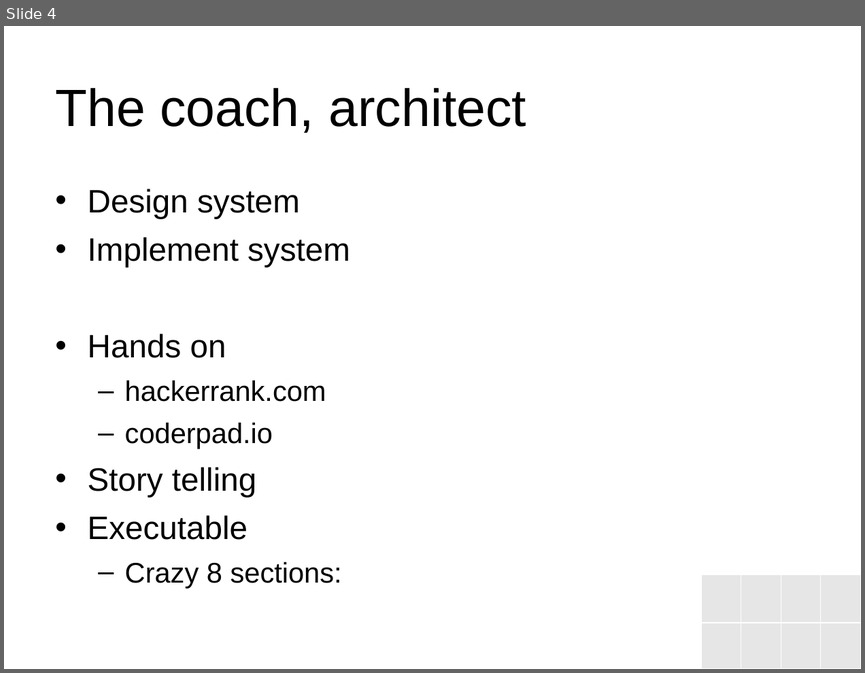
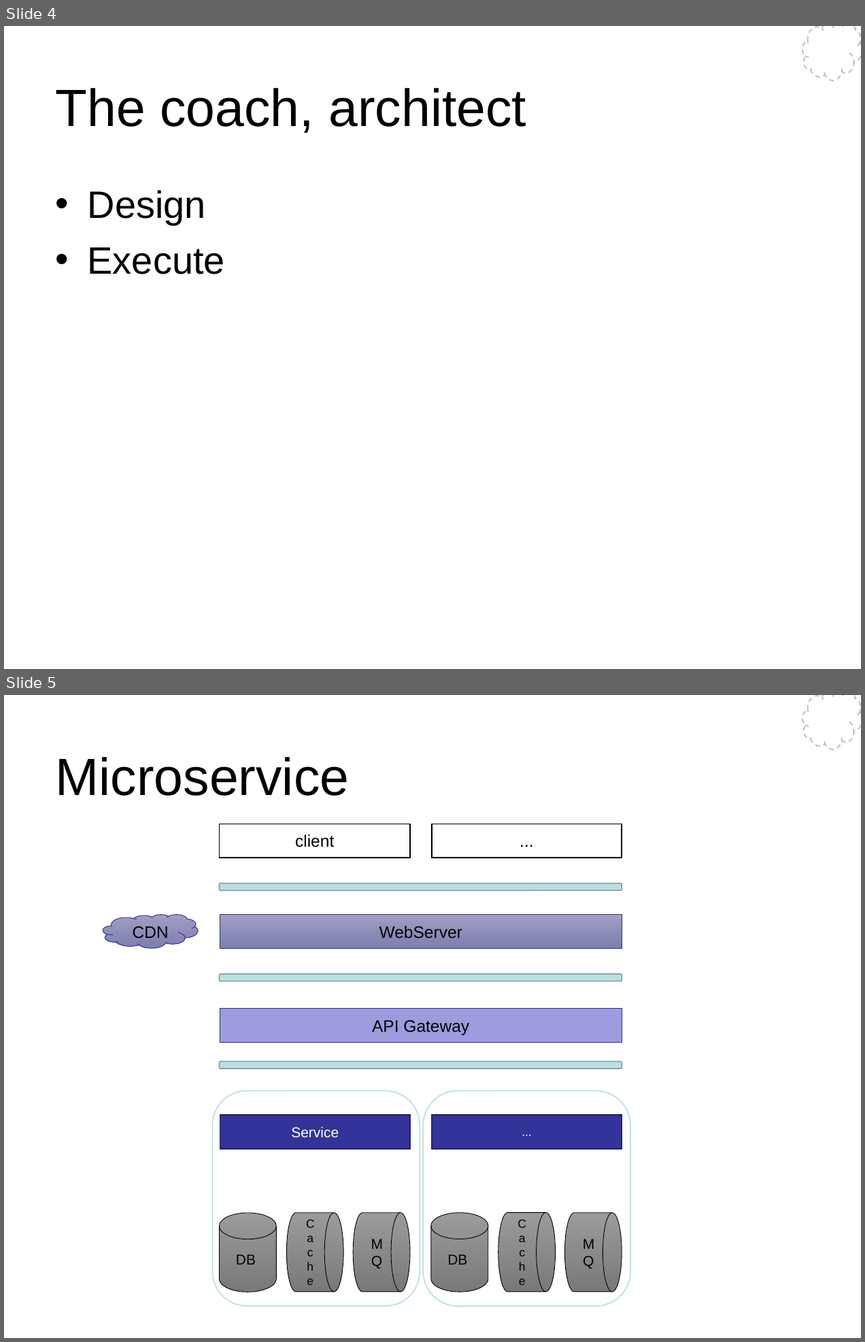
Before and after one commit to Wang-Ray/notes, a slide deck: Architect Pilates.ppt. Shown one above the other, each under a label of ours: slide 4 before the commit, slides 4 and 5 after it. The pictures are 865x673 and 865x1342 pixels, drawn with LibreOffice and Linux fonts; fonts in the diff are those of the drawing; background and template pictures are left out. Boxes give left, top, right and bottom in pixels: in the first picture for what was removed or moved away, otherwise in the second. Text is boxed around its words. In the diff, an @@ line names an element or a change of style, - is before the commit and + after.

```diff
--- a/Architect Pilates.ppt
+++ b/Architect Pilates.ppt
@@ slide 5 added at <box>4,695,861,1338</box>, background #FFFFFF; not listed: 1 template element that a slide beside it also shows @@
@@ title added at <box>55,757,349,796</box>, 44 pt, text #000000 @@
+Microservice
@@ rectangle added at <box>219,824,410,857</box>, fill #FFFFFF, outline #000000 0.99 pt, 14 pt, text #000000 @@
+client
@@ rectangle added at <box>432,824,621,857</box>, fill #FFFFFF, outline #000000 0.99 pt, 14 pt, text #000000 @@
+...
@@ rounded rectangle added at <box>219,883,621,890</box>, fill #BBE0E3, outline #89A4A7 0.99 pt @@
@@ freeform shape added at <box>103,915,198,948</box>, fill gradient #9F9FC3 to #7E7EB0, outline #2D2D8A 0.51 pt, 14 pt, text #000000 @@
+CDN
@@ rectangle added at <box>220,915,621,948</box>, fill gradient #9F9FC3 to #7E7EB0, outline #2D2D8A 0.51 pt, 14 pt, text #000000 @@
+WebServer
@@ rounded rectangle added at <box>219,974,621,981</box>, fill #BBE0E3, outline #89A4A7 0.99 pt @@
@@ rectangle added at <box>220,1008,621,1042</box>, fill #9C9CDF, outline #2D2D8A 0.51 pt, 14 pt, text #000000 @@
+API Gateway
@@ rounded rectangle added at <box>219,1061,621,1068</box>, fill #BBE0E3, outline #89A4A7 0.99 pt @@
@@ freeform shape added at <box>212,1091,419,1306</box>, fill #FFFFFF, outline #BBE0E3 0.99 pt @@
@@ freeform shape added at <box>423,1091,630,1306</box>, fill #FFFFFF, outline #BBE0E3 0.99 pt @@
@@ rectangle added at <box>220,1115,410,1149</box>, fill #333399, outline #23236F 0.99 pt, 12 pt, text #FFFFFF @@
+Service
@@ rectangle added at <box>432,1115,621,1149</box>, fill #333399, outline #23236F 0.99 pt, 10 pt, text #FFFFFF @@
+...
@@ cylinder added at <box>219,1212,275,1291</box>, fill gradient #9B9B9B to #797979, outline #000000 0.51 pt, 12 pt, text #000000 @@
+DB
@@ flow chart magnetic drum added at <box>287,1212,343,1291</box>, fill gradient #9B9B9B to #797979, outline #000000 0.51 pt, 10 pt, text #000000 @@
+Cache
@@ flow chart magnetic drum added at <box>353,1212,409,1291</box>, fill gradient #9B9B9B to #797979, outline #000000 0.51 pt, 12 pt, text #000000 @@
+MQ
@@ cylinder added at <box>430,1212,488,1291</box>, fill gradient #9B9B9B to #797979, outline #000000 0.51 pt, 12 pt, text #000000 @@
+DB
@@ flow chart magnetic drum added at <box>498,1212,555,1291</box>, fill gradient #9B9B9B to #797979, outline #000000 0.51 pt, 10 pt, text #000000 @@
+Cache
@@ flow chart magnetic drum added at <box>564,1212,621,1291</box>, fill gradient #9B9B9B to #797979, outline #000000 0.51 pt, 12 pt, text #000000 @@
+MQ
@@ slide 4 changed as well @@
@@ freeform shape added at <box>802,26,861,81</box>, fill #FFFFFF, outline #BCBCBC 0.99 pt dashed @@
@@ text at <box>88,190,225,274</box>: text changed; size 27.2 to 32 pt @@
-• Design system
-• Implement system
-• Hands on
-  – hackerrank.com
-  – coderpad.io
-• Story telling
-• Executable
-  – Crazy 8 sections:
+• Design
+• Execute
@@ table removed at <box>702,574,861,668</box>, 2 rows, 4 columns @@
- |  |  | 
- |  |  | 
```
Also in this commit, not shown: 7 other slides changed, 20 other slides added, 1 slide removed, 1 other file.
